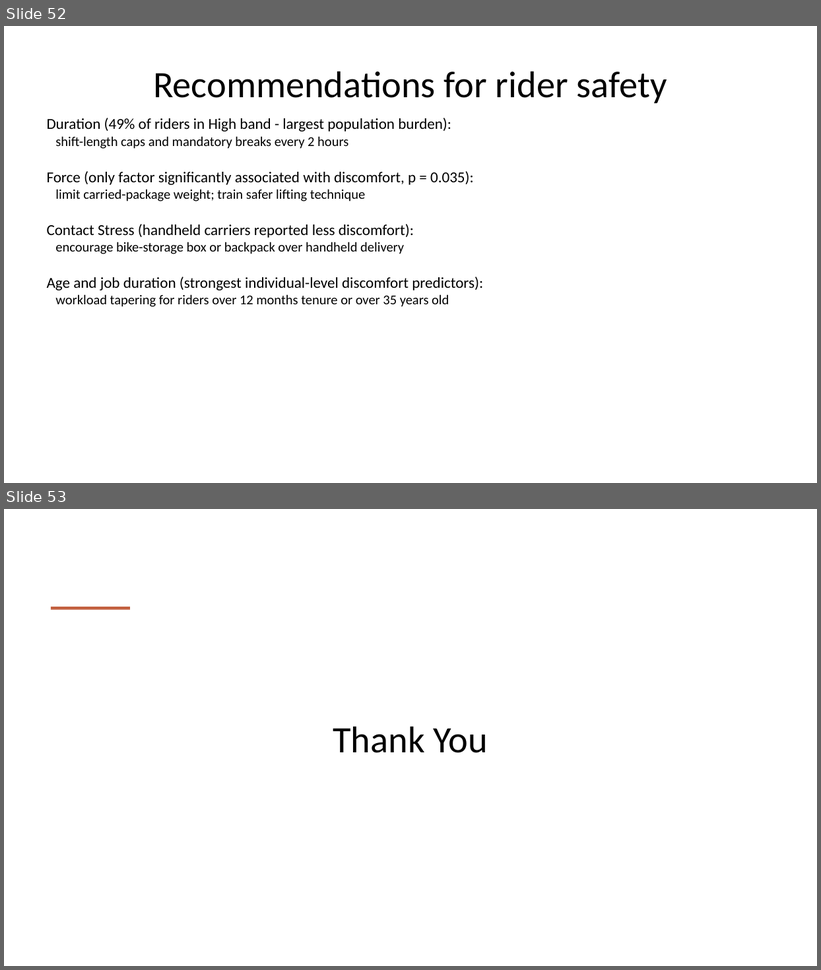
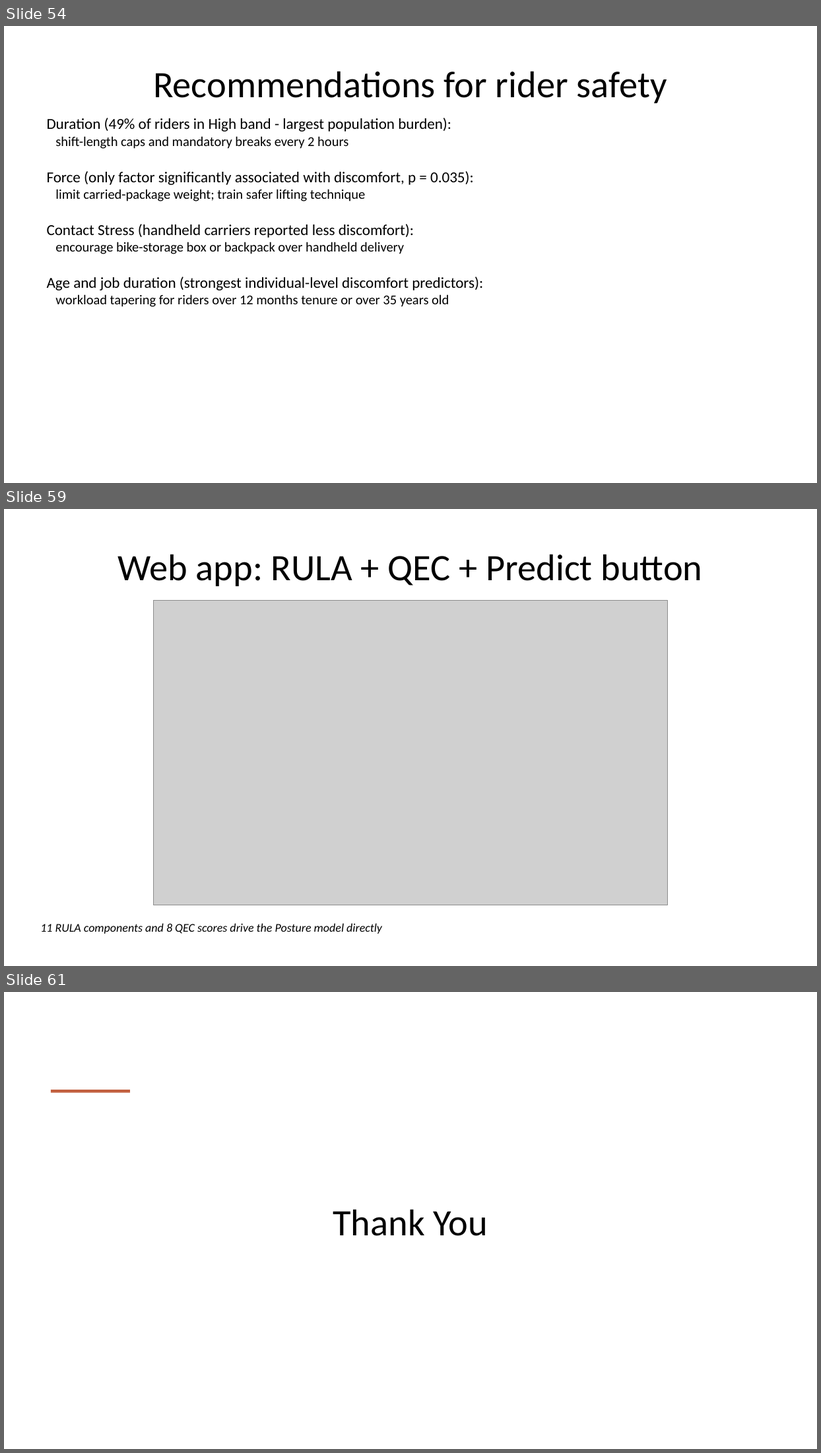
Before and after one commit to AilaVishnu/ergonomic-risk-factor-prediction, a slide deck: deck/Ergonomic_Risk_Factor_Prediction_Project_Plan_WITH_RESULTS.pptx. Shown one above the other, each under a label of ours: slides 52 and 53 before the commit, slides 54, 59 and 61 after it; the slides between them are not shown. The pictures are 821x970 and 821x1453 pixels, drawn with LibreOffice and Linux fonts; fonts in the diff are those of the drawing; grey boxes stand for pictures. Boxes give left, top, right and bottom in pixels: in the first picture for what was removed or moved away, otherwise in the second. Text is boxed around its words. In the diff, an @@ line names an element or a change of style, - is before the commit and + after.

Commit message:
Update deck builder + rebuild WITH_RESULTS.pptx (53 -> 61 slides)
8 new slides added so the deck matches what's now in PROJECT_REPORT.docx:
- Pipeline overview (the new methodology_flowchart.png) inserted right
  after the Results & Findings section header
- Winning hyperparameters text slide listing what GridSearchCV settled
  on per target (matches Table 10 in the doc)
- New 'Live web demo' section header
- 5 web-app screenshot slides showing the form sections and the
  prediction output (the same images embedded as Figures 11-15 in the
  doc, read from outputs/app_screenshots/ via a new
  add_screenshot_slide helper)

```diff
--- a/deck/Ergonomic_Risk_Factor_Prediction_Project_Plan_WITH_RESULTS.pptx
+++ b/deck/Ergonomic_Risk_Factor_Prediction_Project_Plan_WITH_RESULTS.pptx
@@ slide 59 added at <box>4,509,817,966</box>, background #FFFFFF @@
@@ title added at <box>118,554,703,586</box>, 44 pt, text #000000 @@
+Web app: RULA + QEC + Predict button
@@ picture added at <box>154,601,668,906</box> @@
@@ text added at <box>40,923,382,934</box>, 14 pt, text #000000, italic @@
+11 RULA components and 8 QEC scores drive the Posture model directly
@@ what was slide 52 is now slide 54 @@
@@ what was slide 53 is now slide 61 @@
```
Also in this commit, not shown: 7 other slides added, 1 other file.
